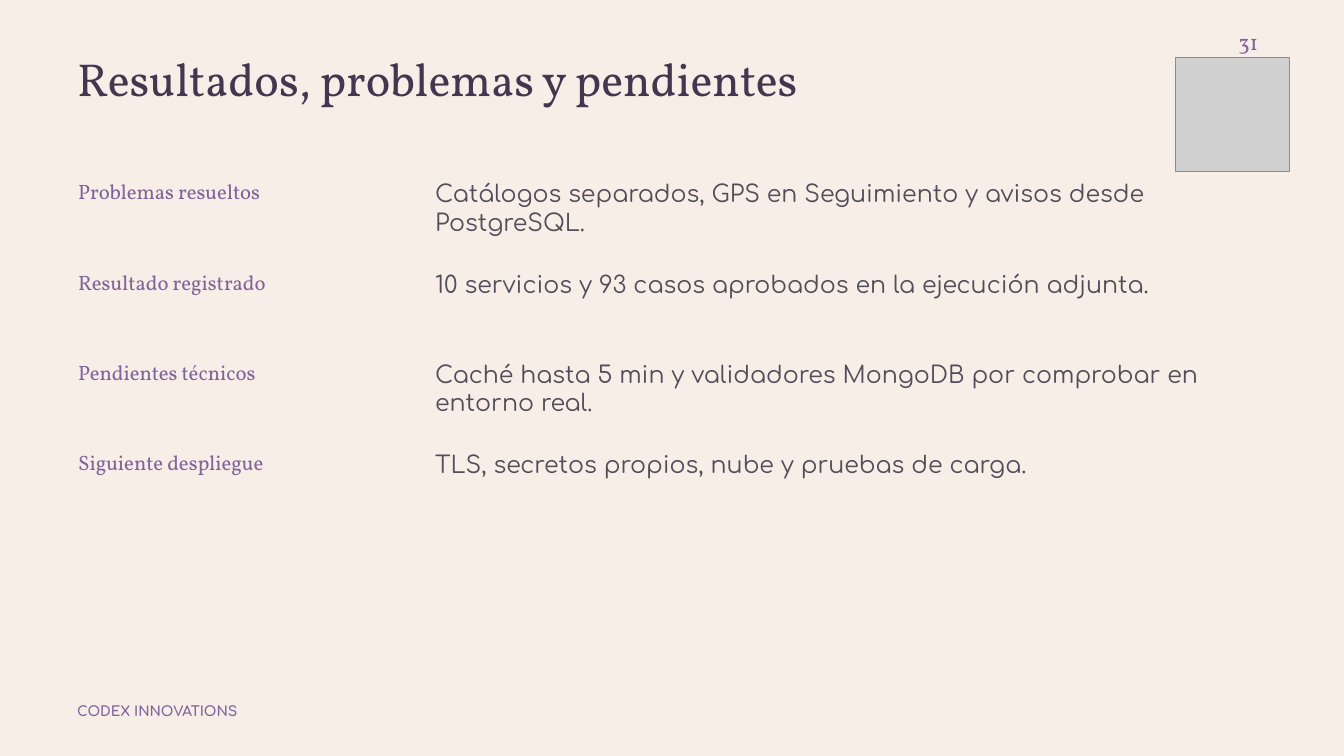
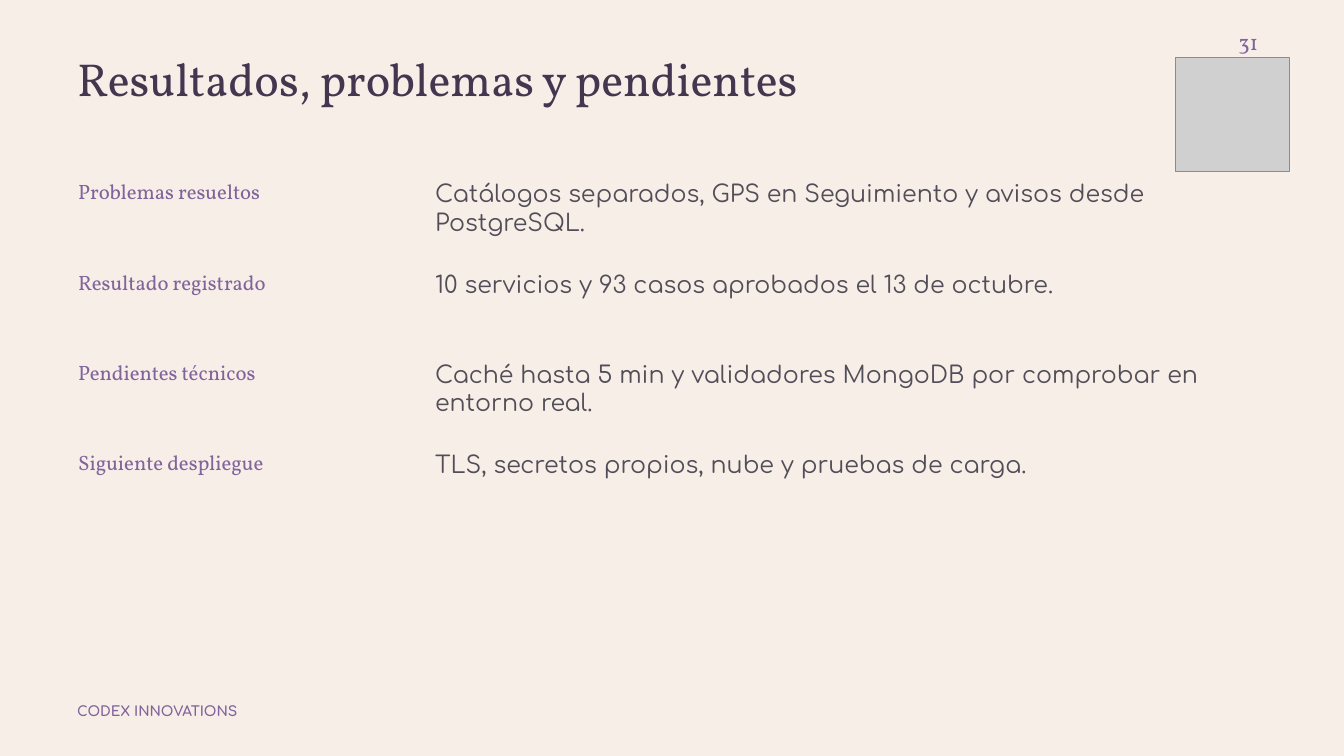
Before and after one commit to mauro-castp/proyecto-integracion, a slide deck: slide 31 of presentacion/Microhubs_Presentacion.pptx. Drawn at 1344x756 pixels with LibreOffice and Linux fonts; fonts in the diff are those of the drawing; grey boxes stand for pictures. Boxes give left, top, right and bottom in pixels: in the first picture for what was removed or moved away, otherwise in the second. Text is boxed around its words. In the diff, an @@ line names an element or a change of style, - is before the commit and + after.

```diff
--- a/presentacion/Microhubs_Presentacion.pptx
+++ b/presentacion/Microhubs_Presentacion.pptx
@@ text at <box>435,274,1054,299</box>: text changed @@
-10 servicios y 93 casos aprobados en la ejecución adjunta.
+10 servicios y 93 casos aprobados el 13 de octubre.
```
Also in this commit, not shown: 1 other slide changed, 11 other files.
